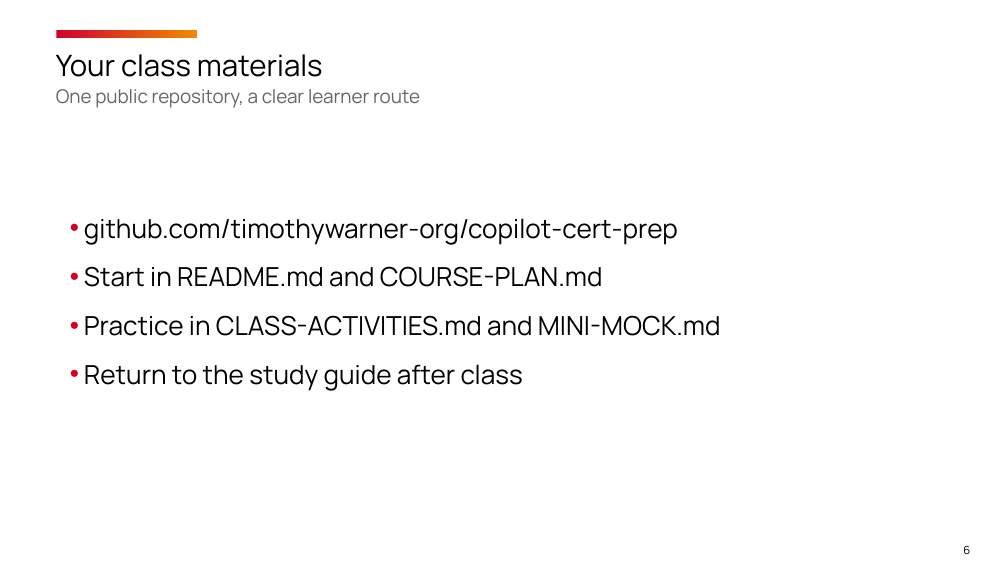
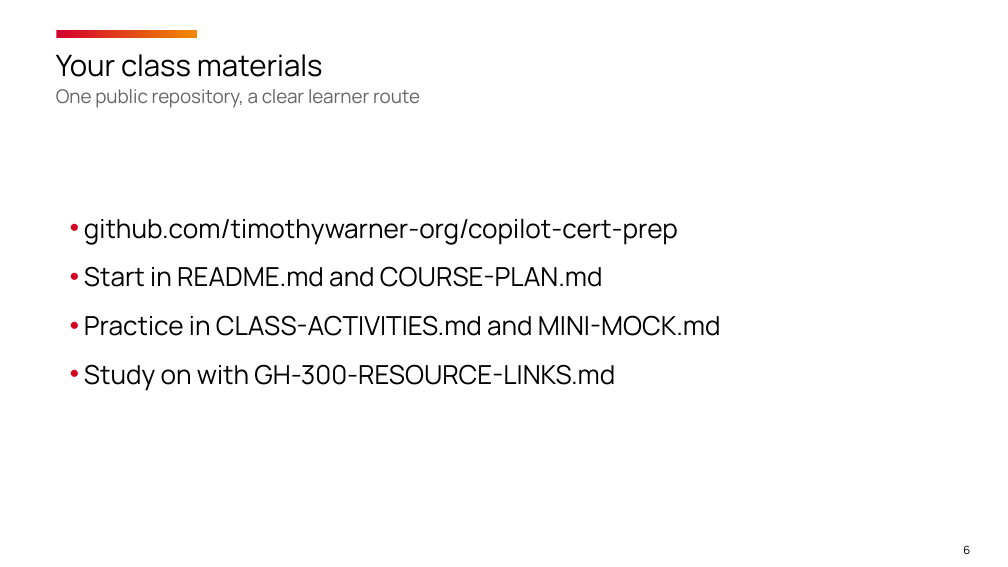
Before and after one commit to timothywarner-org/copilot-cert-prep, a slide deck: slide 6 of warner-github-cert-prep-september-2026.pptx. Drawn at 1008x567 pixels with LibreOffice and Linux fonts; fonts in the diff are those of the drawing; background and template pictures are left out. Boxes give left, top, right and bottom in pixels: in the first picture for what was removed or moved away, otherwise in the second. Text is boxed around its words. In the diff, an @@ line names an element or a change of style, - is before the commit and + after.

```diff
--- a/warner-github-cert-prep-september-2026.pptx
+++ b/warner-github-cert-prep-september-2026.pptx
@@ text at (x1=84, y1=364, x2=615, y2=391): text changed @@
-• Return to the study guide after class
+• Study on with GH-300-RESOURCE-LINKS.md
```
Also in this commit, not shown: 8 other slides changed, 6 slides added, 2 other files.
